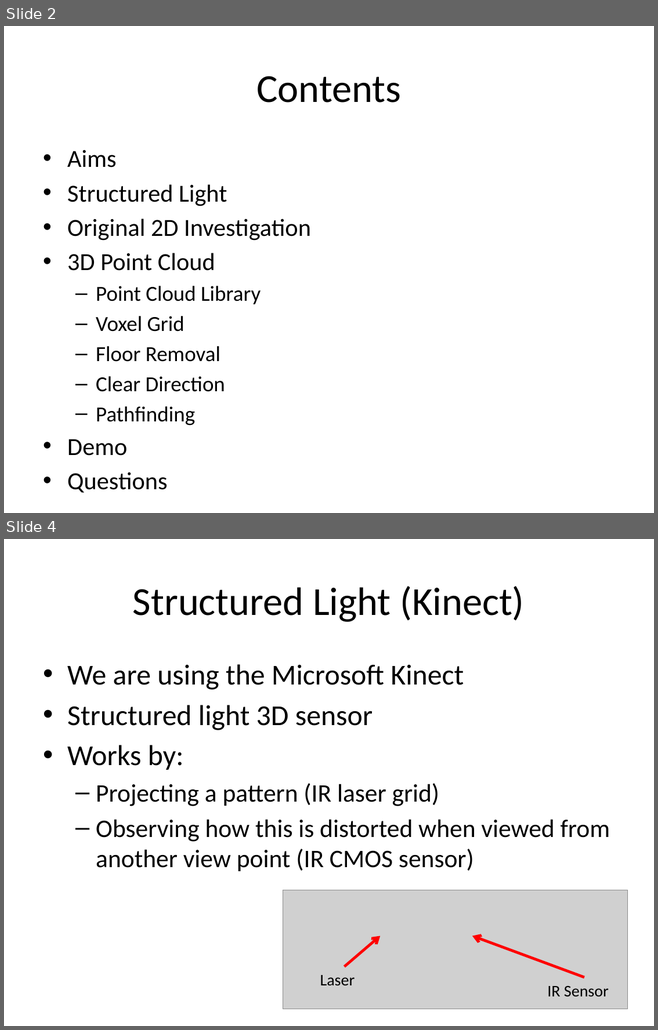
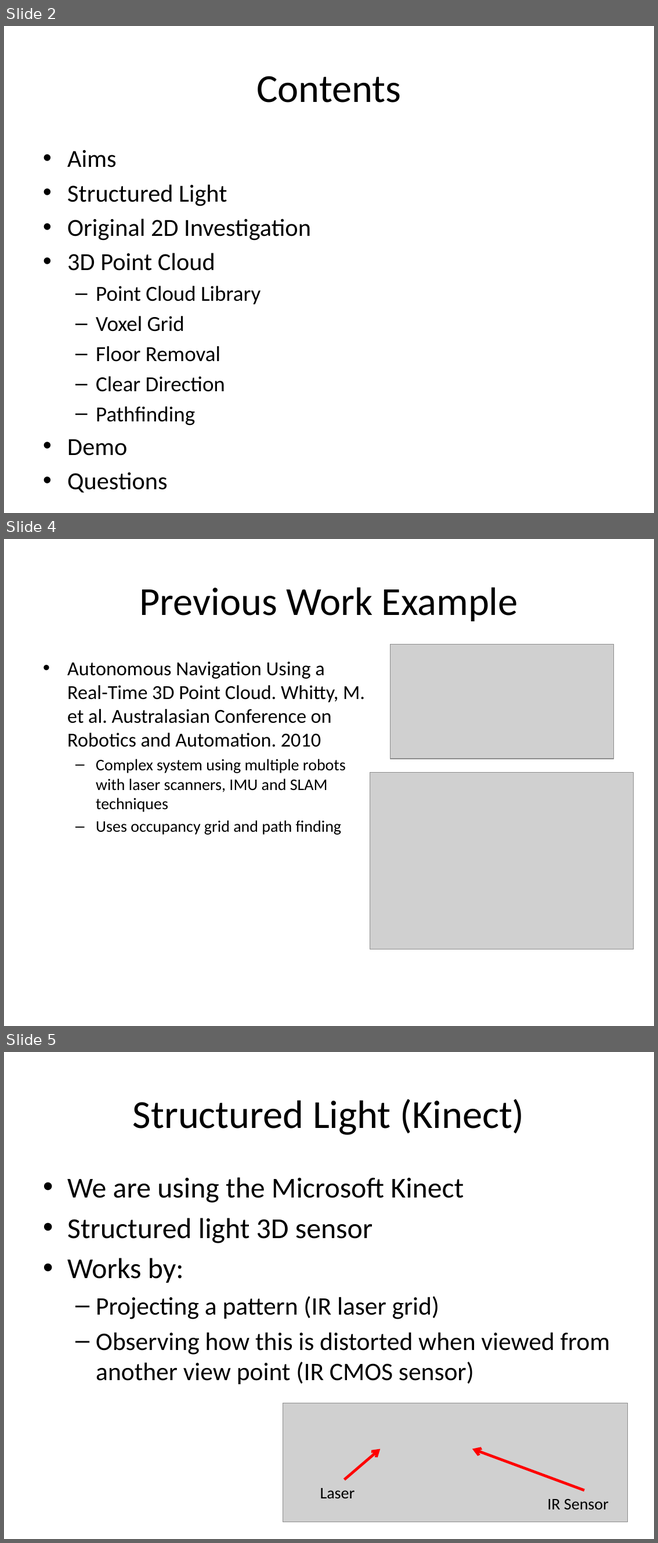
Before and after one commit to michaelwh/kinect-wheelchair, a slide deck: Autonomous Wheelchair using Structured Light.pptx. Shown one above the other, each under a label of ours: slides 2 and 4 before the commit, slides 2, 4 and 5 after it; the slides between them are not shown. The pictures are 658x1030 and 658x1543 pixels, drawn with LibreOffice and Linux fonts; fonts in the diff are those of the drawing; grey boxes stand for pictures. Boxes give left, top, right and bottom in pixels: in the first picture for what was removed or moved away, otherwise in the second. Text is boxed around its words. In the diff, an @@ line names an element or a change of style, - is before the commit and + after.

```diff
--- a/Autonomous Wheelchair using Structured Light.pptx
+++ b/Autonomous Wheelchair using Structured Light.pptx
@@ slide 4 added at (x1=4, y1=539, x2=654, y2=1026), background #FFFFFF @@
@@ title added at (x1=139, y1=587, x2=518, y2=621), 44 pt, text #000000 @@
+Previous Work Example
@@ picture added at (x1=390, y1=644, x2=612, y2=759) @@
@@ text added at (x1=67, y1=661, x2=365, y2=835), 22 pt, text #000000 @@
+• Autonomous Navigation Using a Real-Time 3D Point Cloud. Whitty, M. et al. Australasian Conference on Robotics and Automation. 2010
+  – Complex system using multiple robots with laser scanners, IMU and SLAM techniques
+  – Uses occupancy grid and path finding
@@ picture added at (x1=370, y1=772, x2=633, y2=950) @@
@@ what was slide 4 is now slide 5 @@
```
Also in this commit, not shown: 1 slide changed, 3 other slides added, 2 other files.
